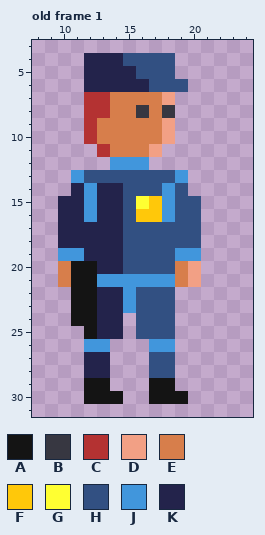
File history of a pixel-art file, assets/asesprite/cop.ase. The picture above was drawn from the file before the commit.
32x32 pixels, 5 frames. Shown: old frame 1: x 8..24, y 3..31. The commit also changed other frames, which this record leaves out.
Palette (. is transparent): A #141414  B #373741  C #b43232  D #f2a085  E #d77e4b  F #ffc80a  G #ffff32  H #325082  J #4196dc  K #23234b
Pixels before, old frame 1, first column x 10:
 4 ..KKKHHHH..
 5 ..KKKKHHH..
 6 ..KKKKKHHH.
 7 ..CCEEEED..
 8 ..CCEEBEB..
 9 ..CEEEEED..
10 ..CEEEEED..
11 ...CEEED...
12 ....JJJ....
13 .JHHHHHHHJ.
14 .KJKKHHHJH.
15 KKJKKHGFJHH
16 KKJKKHFFJHH
17 KKKKKHHHHHH
18 KKKKKHHHHHH
19 JJKKKHHHHJJ
20 EAAKKHHHHED
21 EAAJJJJJJED
22 .AAKKJHHH..
23 .AAKKJHHH..
24 .AAKK.HHH..
25 ..AKK.HHH..
26 ..JJ...JJ..
27 ..KK...HH..
28 ..KK...HH..
29 ..AA...AA..
30 ..AAA..AAA.
The same view after the edit:
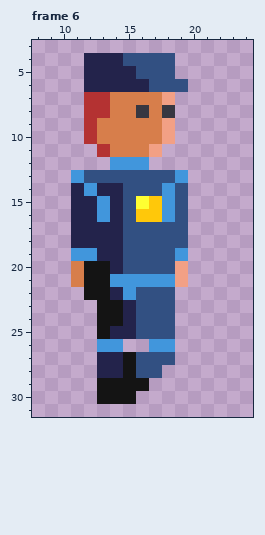
A new or re-ordered frame is compared with the old frame closest to it.
Author's note on the commit: Add hero & cops
Diff:
{"change": "frames 5 -> 27"}
{"where": "frame 6 is new; against old frame 1"}
{"frame":6,"y":15,"x":10,"old":"K","new":"."}
{"frame":6,"y":15,"x":12,"old":"JK","new":"KJ"}
{"frame":6,"y":15,"x":20,"old":"H","new":"."}
{"frame":6,"y":16,"x":10,"old":"K","new":"."}
{"frame":6,"y":16,"x":12,"old":"JK","new":"KJ"}
{"frame":6,"y":16,"x":20,"old":"H","new":"."}
{"frame":6,"y":17,"x":10,"old":"K","new":"."}
{"frame":6,"y":17,"x":20,"old":"H","new":"."}
{"frame":6,"y":18,"x":10,"old":"K","new":"."}
{"frame":6,"y":18,"x":20,"old":"H","new":"."}
{"frame":6,"y":19,"x":10,"old":"J","new":"."}
{"frame":6,"y":19,"x":12,"old":"K","new":"J"}
{"frame":6,"y":19,"x":20,"old":"J","new":"."}
{"frame":6,"y":20,"x":10,"old":"EA","new":".E"}
{"frame":6,"y":20,"x":13,"old":"K","new":"A"}
{"frame":6,"y":20,"x":19,"old":"ED","new":"D."}
{"frame":6,"y":21,"x":10,"old":"EA","new":".E"}
{"frame":6,"y":21,"x":13,"old":"J","new":"A"}
{"frame":6,"y":21,"x":19,"old":"ED","new":"D."}
{"frame":6,"y":22,"x":11,"old":"A","new":"."}
{"frame":6,"y":22,"x":13,"old":"K","new":"A"}
{"frame":6,"y":23,"x":11,"old":"AAKKJ","new":"..AAK"}
{"frame":6,"y":24,"x":11,"old":"AAKK.","new":"..AAK"}
{"frame":6,"y":25,"x":12,"old":"AK","new":".A"}
{"frame":6,"y":25,"x":15,"old":".","new":"K"}
{"frame":6,"y":26,"x":12,"old":"J","new":"."}
{"frame":6,"y":26,"x":14,"old":".","new":"J"}
{"frame":6,"y":27,"x":12,"old":"K","new":"."}
{"frame":6,"y":27,"x":14,"old":"...","new":"KAH"}
{"frame":6,"y":28,"x":12,"old":"K","new":"."}
{"frame":6,"y":28,"x":14,"old":"...","new":"KAH"}
{"frame":6,"y":28,"x":18,"old":"H","new":"."}
{"frame":6,"y":29,"x":12,"old":"A","new":"."}
{"frame":6,"y":29,"x":14,"old":"...AA","new":"AAA.."}
{"frame":6,"y":30,"x":12,"old":"A","new":"."}
{"frame":6,"y":30,"x":15,"old":".","new":"A"}
{"frame":6,"y":30,"x":17,"old":"AAA","new":"..."}
